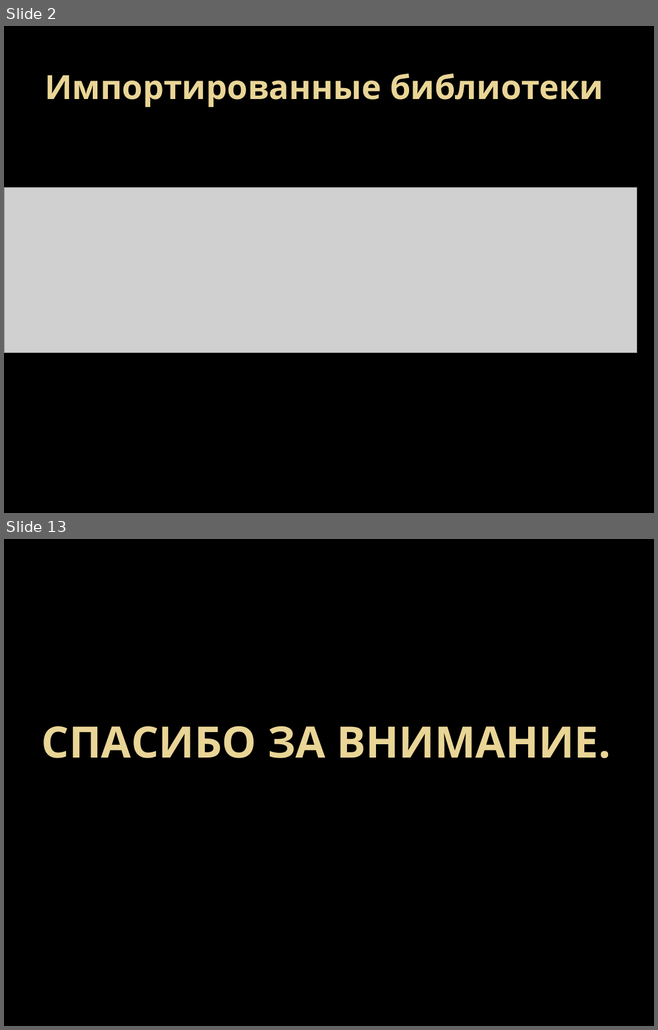
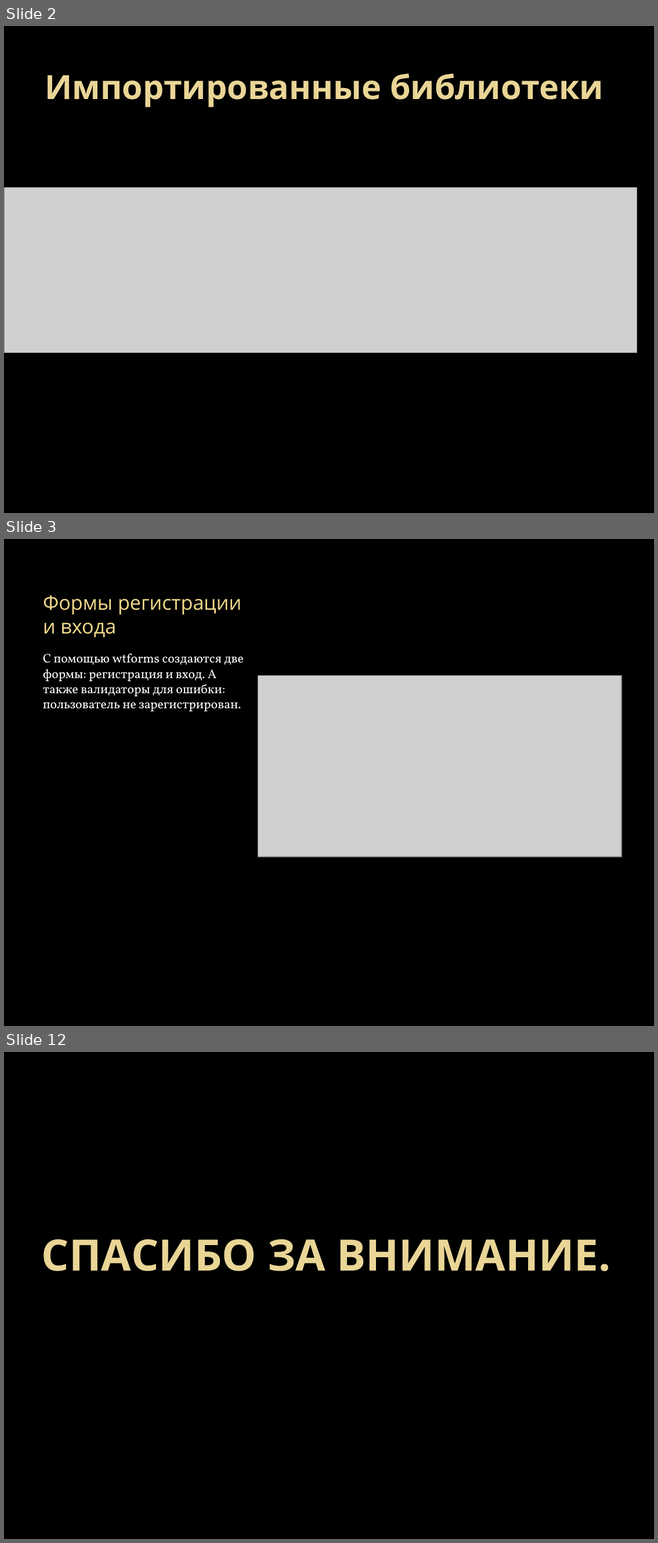
Before and after one commit to Kirill-Kuznetsov-git/online-shop, a slide deck: presentation.pptx. Shown one above the other, each under a label of ours: slides 2 and 13 before the commit, slides 2, 3 and 12 after it; the slides between them are not shown. The pictures are 658x1030 and 658x1543 pixels, drawn with LibreOffice and Linux fonts; fonts in the diff are those of the drawing; grey boxes stand for pictures; background and template pictures are left out. Boxes give left, top, right and bottom in pixels: in the first picture for what was removed or moved away, otherwise in the second. Text is boxed around its words. In the diff, an @@ line names an element or a change of style, - is before the commit and + after.

```diff
--- a/presentation.pptx
+++ b/presentation.pptx
@@ slide 3 added at [4,539,654,1026], background picture (left out) @@
@@ title added at [43,595,241,638], 22 pt, text #F4DB8C @@
+Формы регистрации и входа
@@ text added at [43,653,244,712], 14 pt, text #FFFFFF @@
+С помощью wtforms создаются две формы: регистрация и вход. А также валидаторы для ошибки: пользователь не зарегистрирован.
@@ picture added at [258,676,621,857] @@
@@ what was slide 13 is now slide 12 @@
```
Also in this commit, not shown: 2 slides changed, 6 other slides added, 8 slides removed.
